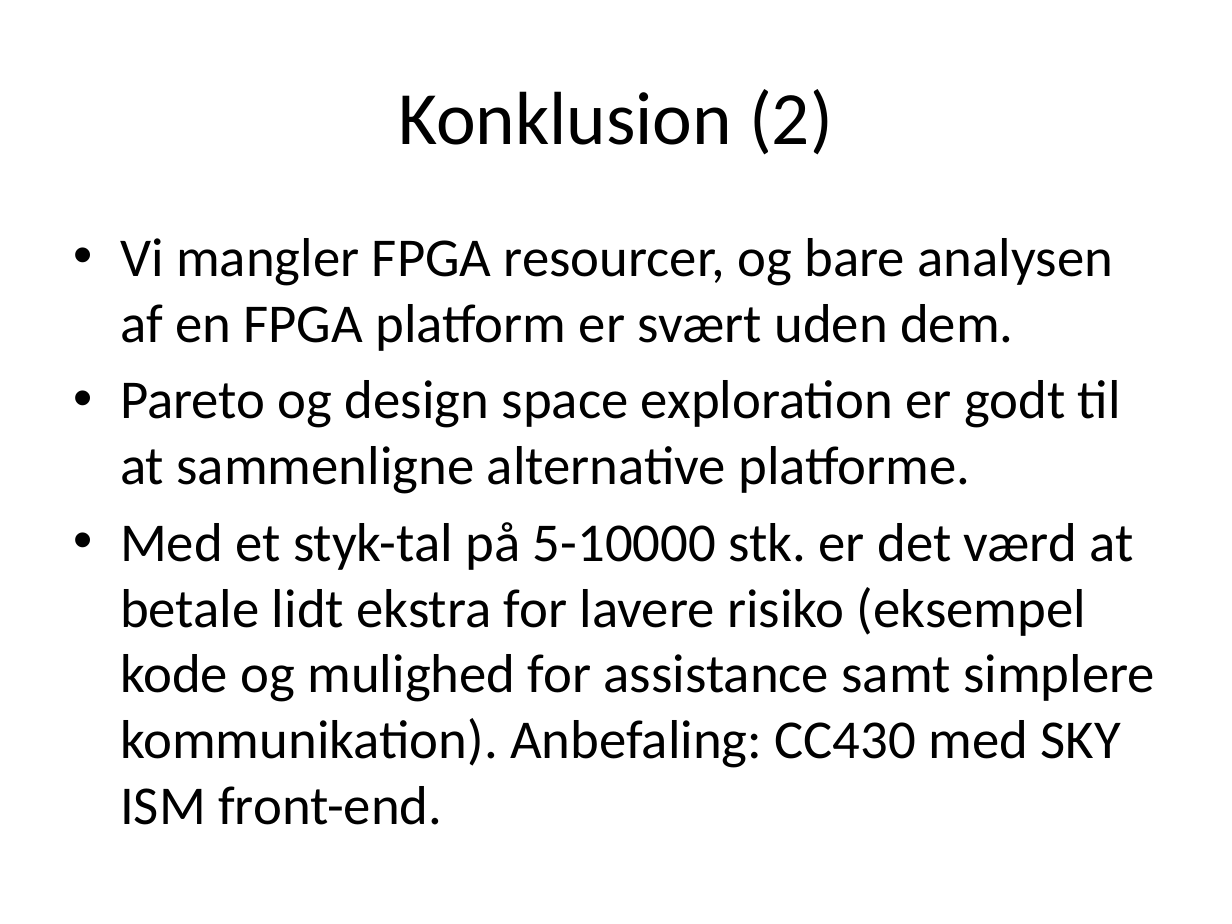
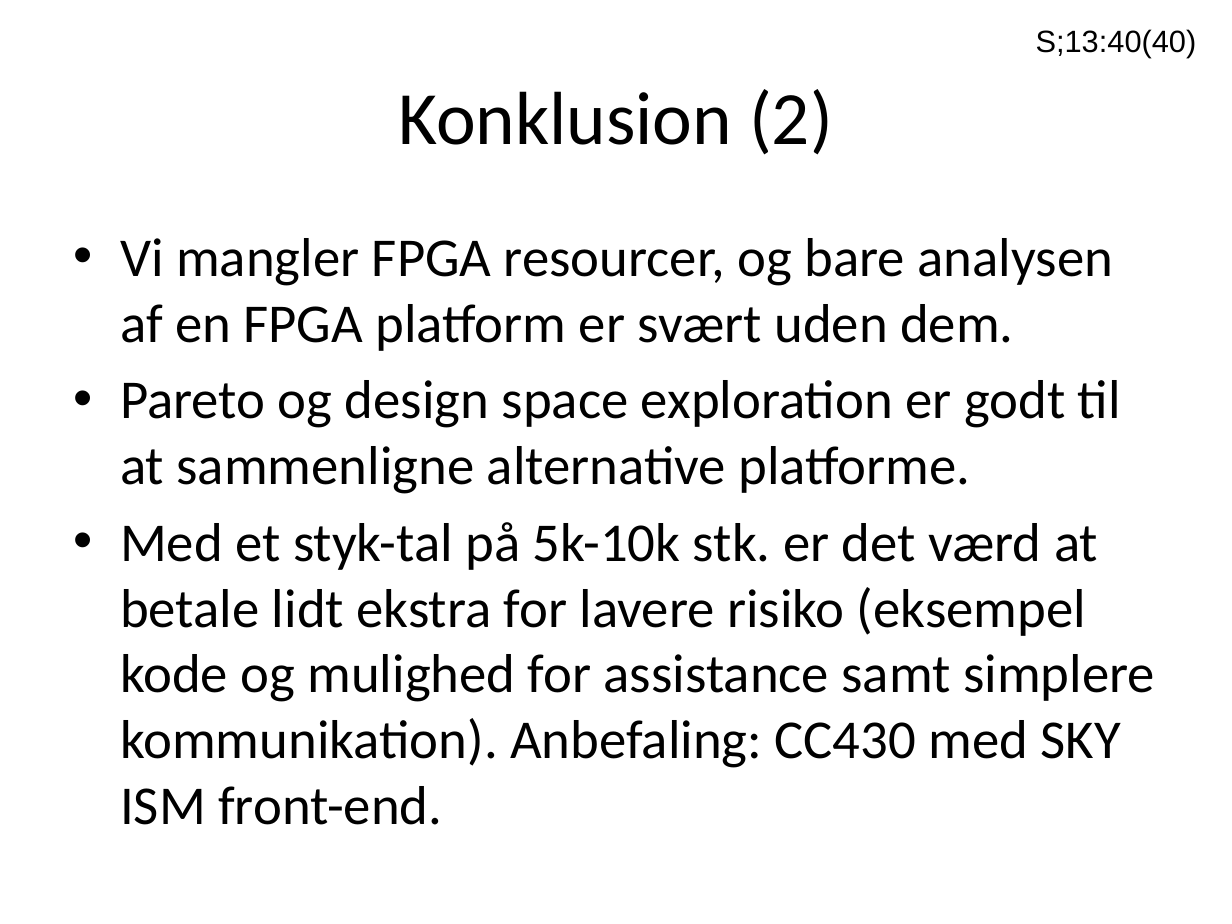
Before and after one commit to ahpoder/masterofit2009, a slide deck: slide 19 of syseng_hwco/proj/Artifact/Presentations/Presentation_exam.pptx. Drawn at 1232x924 pixels with LibreOffice and Linux fonts; fonts in the diff are those of the drawing. Boxes give left, top, right and bottom in pixels: in the first picture for what was removed or moved away, otherwise in the second. Text is boxed around its words. In the diff, an @@ line names an element or a change of style, - is before the commit and + after.

```diff
--- a/syseng_hwco/proj/Artifact/Presentations/Presentation_exam.pptx
+++ b/syseng_hwco/proj/Artifact/Presentations/Presentation_exam.pptx
@@ text added at bbox=[1036, 29, 1197, 58], 18 pt, text #000000 @@
+S;13:40(40)
@@ text at bbox=[120, 522, 1155, 825]: text changed @@
-• Med et styk-tal på 5-10000 stk. er det værd at betale lidt ekstra for lavere risiko (eksempel kode og mulighed for assistance samt simplere kommunikation). Anbefaling: CC430 med SKY ISM front-end.
+• Med et styk-tal på 5k-10k stk. er det værd at betale lidt ekstra for lavere risiko (eksempel kode og mulighed for assistance samt simplere kommunikation). Anbefaling: CC430 med SKY ISM front-end.
```
Also in this commit, not shown: 19 other slides changed, 2 slides added, 1 slide removed, 2 other files.
